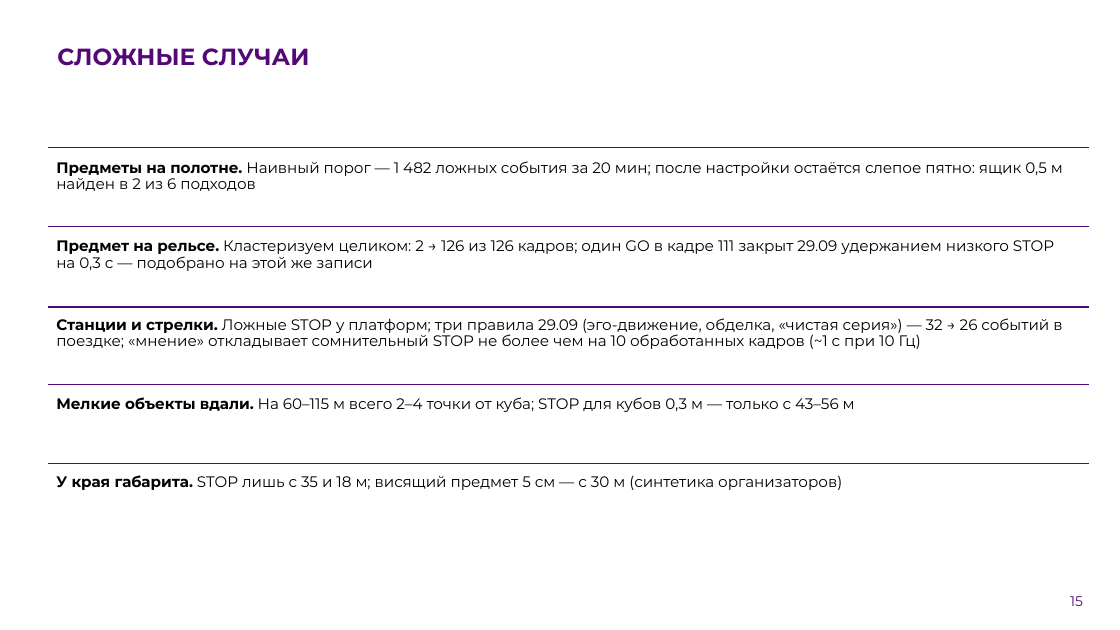
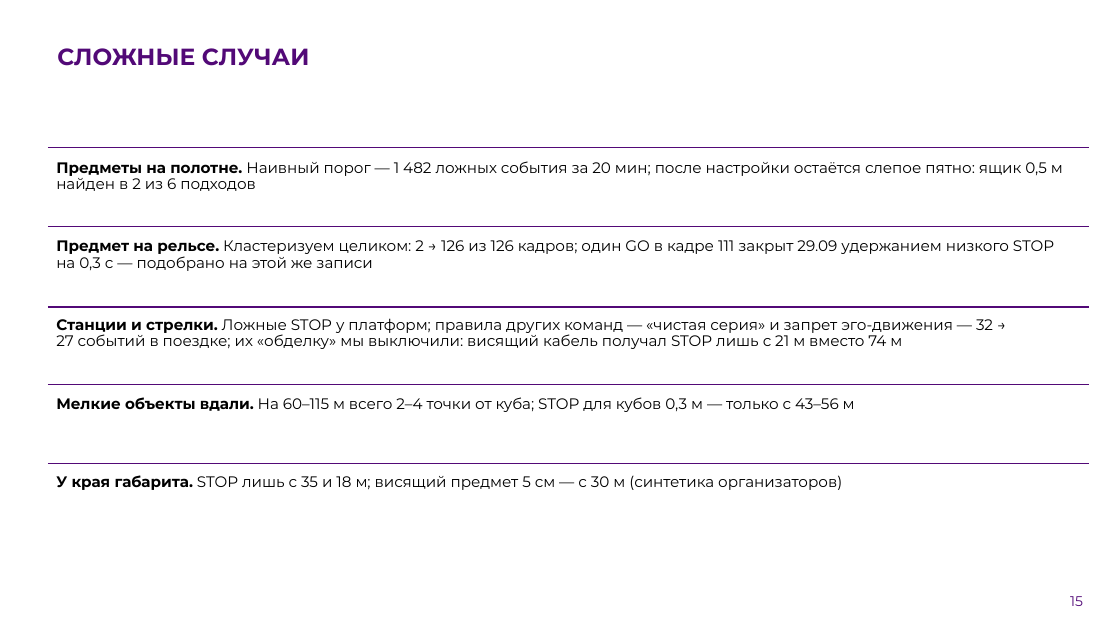
Before and after one commit to pmixay/ReSense, a slide deck: slide 15 of docs/presentation/ReSense_LCT2026.pptx. Drawn at 1120x630 pixels with LibreOffice and Linux fonts; fonts in the diff are those of the drawing; background and template pictures are left out. Boxes give left, top, right and bottom in pixels: in the first picture for what was removed or moved away, otherwise in the second. Text is boxed around its words. In the diff, an @@ line names an element or a change of style, - is before the commit and + after.

```diff
--- a/docs/presentation/ReSense_LCT2026.pptx
+++ b/docs/presentation/ReSense_LCT2026.pptx
@@ text at [56, 318, 993, 349]: text changed @@
-Станции и стрелки. Ложные STOP у платформ; три правила 29.09 (эго-движение, обделка, «чистая серия») — 32 → 26 событий в поездке; «мнение» откладывает сомнительный STOP не более чем на 10 обработанных кадров (~1 с при 10 Гц)
+Станции и стрелки. Ложные STOP у платформ; правила других команд — «чистая серия» и запрет эго-движения — 32 → 27 событий в поездке; их «обделку» мы выключили: висящий кабель получал STOP лишь с 21 м вместо 74 м
```
Also in this commit, not shown: 11 other slides changed, 2 other files.
